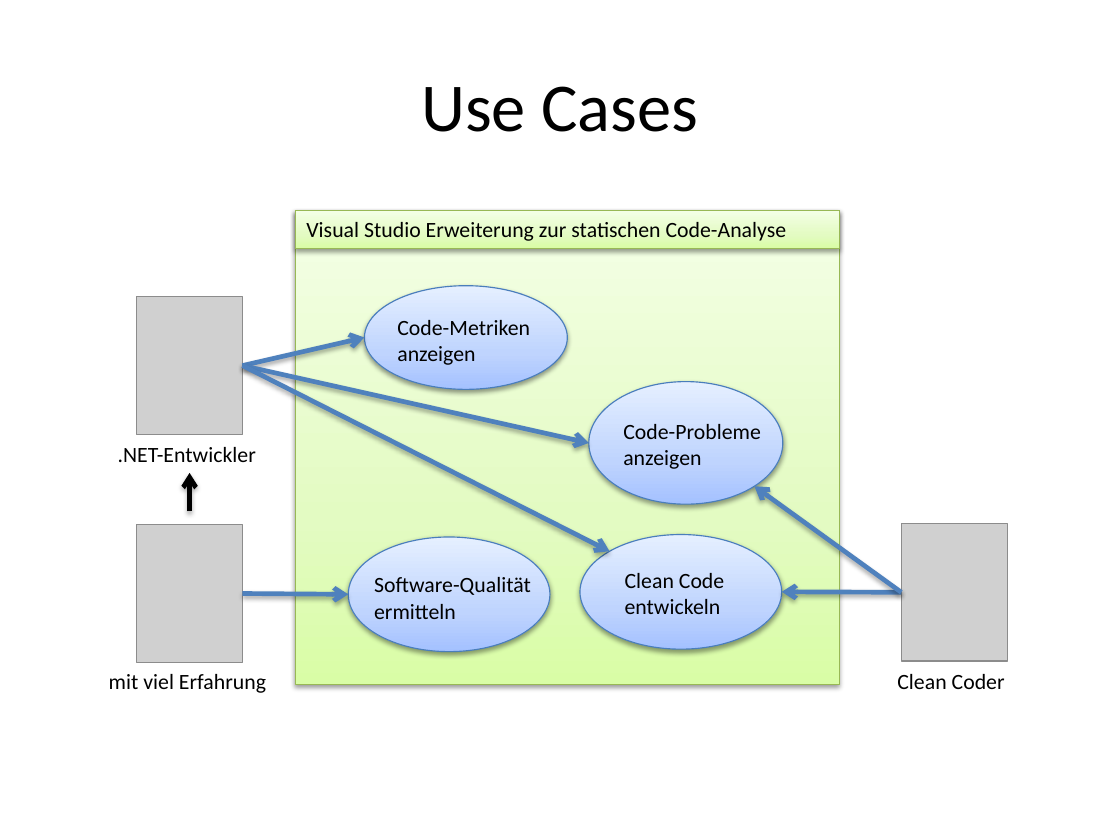
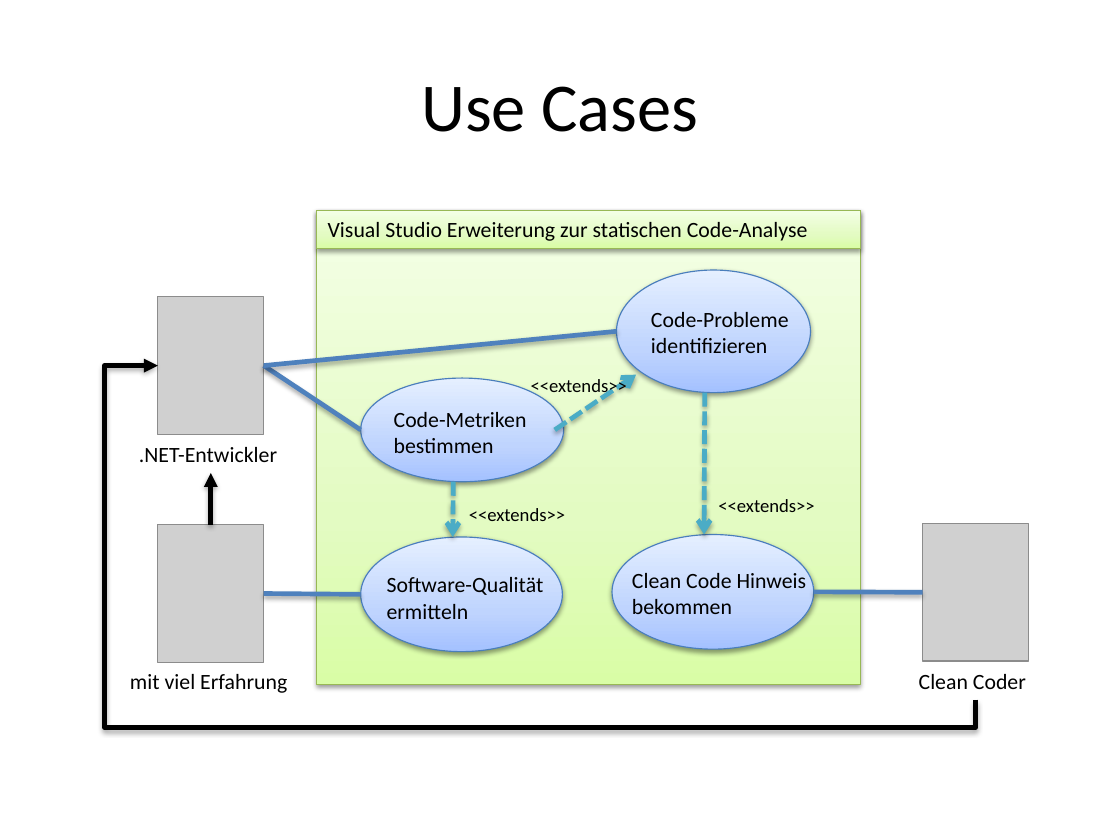
Before and after one commit to halllo/MTSS12, a slide deck: slide 4 of text/images/illustrations.pptx. Drawn at 1120x840 pixels with LibreOffice and Linux fonts; fonts in the diff are those of the drawing; grey boxes stand for pictures. Boxes give left, top, right and bottom in pixels: in the first picture for what was removed or moved away, otherwise in the second. Text is boxed around its words. In the diff, an @@ line names an element or a change of style, - is before the commit and + after.

Commit message:
use cases done

```diff
--- a/text/images/illustrations.pptx
+++ b/text/images/illustrations.pptx
@@ 3 pictures, 3 texts, 2 rectangles: place and size @@
-3 pictures, 3 texts, 2 rectangles at (109,211,1007,693)
+3 pictures, 3 texts, 2 rectangles at (130,211,1028,693)
@@ ellipse: place and size @@
-ellipse at (589,382,783,504)
+ellipse at (616,270,810,392)
@@ text "Code-Probleme": place and size @@
-text "Code-Probleme" at (623,424,761,469)
+text "Code-Probleme" at (651,312,789,353)
@@ arrow moved from (243, 365) - (589, 442) to (263, 365) - (616, 332) @@
@@ arrow (263, 365) - (616, 332): arrow to line @@
@@ text at (651,338,767,353): text changed @@
-anzeigen
+identifizieren
@@ elbow arrow added from (976, 700) to (158, 365), #000000 3 pt @@
@@ arrow removed from (243, 365) to (609, 551) @@
@@ arrow moved from (243, 365) - (364, 337) to (263, 365) - (361, 430) @@
@@ arrow (263, 365) - (361, 430): arrow to line @@
@@ ellipse: place and size @@
-ellipse at (364,286,567,390)
+ellipse at (361,379,563,483)
@@ text added at (531,377,627,398), 12 pt, text #000000 @@
+<<extends>>
@@ arrow added from (554, 430) to (636, 375), #4BACC6 3 pt dashed @@
@@ text at (394,412,527,453): text changed @@
-Code-Metriken anzeigen
+Code-Metriken bestimmen
@@ arrow added from (704, 393) to (704, 534), #4BACC6 3 pt dashed @@
@@ arrow moved from (189, 512) - (189, 473) to (211, 525) - (211, 473) @@
@@ arrow (211, 525) - (211, 473): arrowheads changed @@
@@ arrow added from (454, 482) to (452, 536), #4BACC6 3 pt dashed @@
@@ text added at (469,508,565,521), 12 pt, text #000000 @@
+<<extends>>
@@ text added at (718,499,814,512), 12 pt, text #000000 @@
+<<extends>>
@@ arrow removed from (902, 592) to (755, 486) @@
@@ ellipse: place and size @@
-ellipse at (348,536,550,651)
+ellipse at (361,536,562,651)
@@ ellipse: place and size @@
-ellipse at (580,534,782,648)
+ellipse at (612,534,813,648)
@@ text "Software-Qualität": place and size @@
-text "Software-Qualität" at (374,577,531,619)
+text "Software-Qualität" at (387,577,544,619)
@@ arrow moved from (243, 594) - (348, 595) to (263, 594) - (361, 595) @@
@@ arrow (263, 594) - (361, 595): arrow to line @@
@@ text at (632,570,807,614): text changed @@
-Clean Code entwickeln
+Clean Code Hinweis bekommen
@@ arrow moved from (902, 592) - (782, 591) to (923, 592) - (814, 591) @@
@@ arrow (923, 592) - (814, 591): arrow to line @@
```
Also in this commit, not shown: 3 other files.
